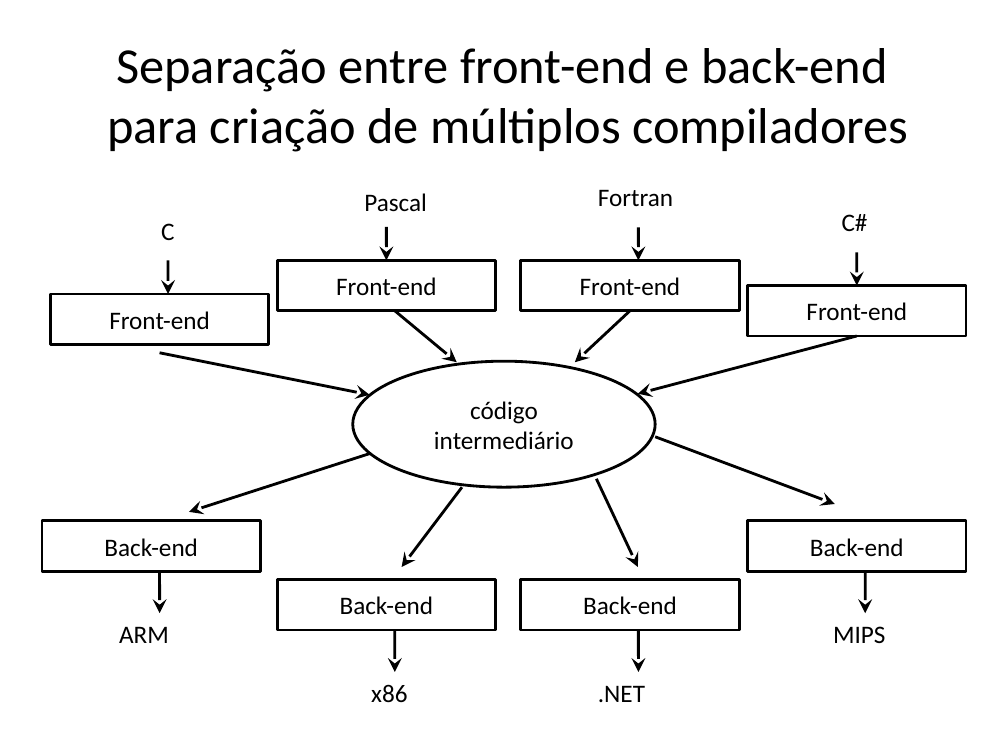
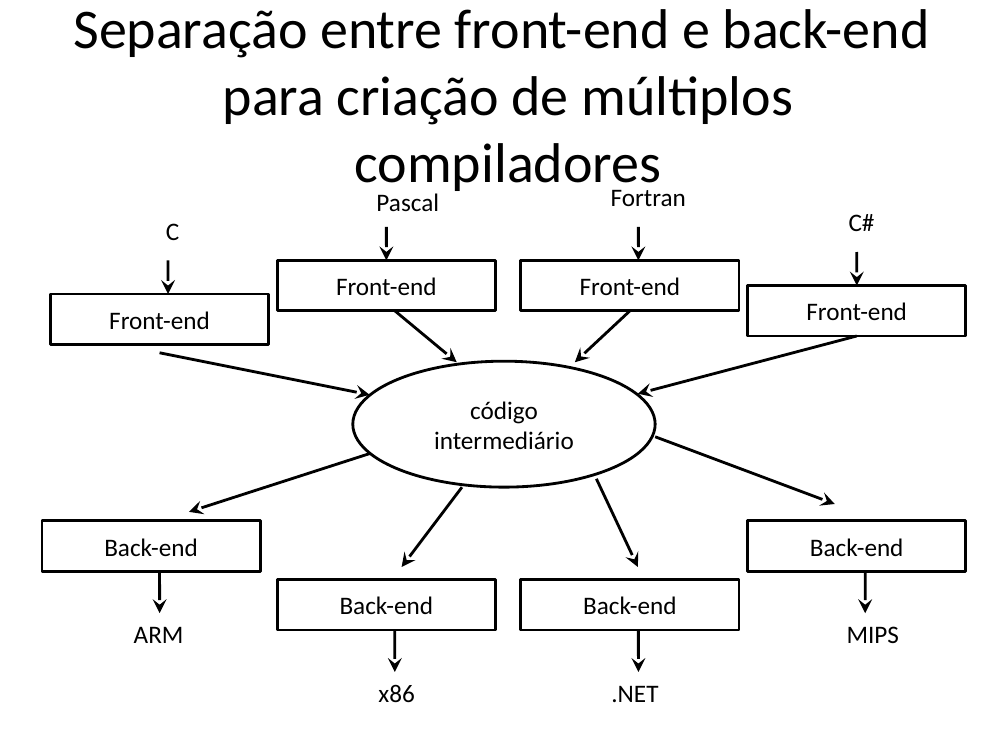
Before and after one commit to damorim/compilers-cin, a slide deck: slide 12 of slides-aulas/intro.pptx. Drawn at 1008x756 pixels with LibreOffice and Linux fonts; fonts in the diff are those of the drawing. Boxes give left, top, right and bottom in pixels: in the first picture for what was removed or moved away, otherwise in the second. Text is boxed around its words. In the diff, an @@ line names an element or a change of style, - is before the commit and + after.

Commit message:
minor changes

```diff
--- a/slides-aulas/intro.pptx
+++ b/slides-aulas/intro.pptx
@@ text "Separação entre front-end e back-end ..." at <box>73,9,930,125</box>: size 36 to 40 pt @@
@@ text "Fortran": place and size @@
-text "Fortran" at <box>598,189,673,206</box>
+text "Fortran" at <box>611,189,686,206</box>
@@ text "Pascal": place and size @@
-text "Pascal" at <box>364,193,427,212</box>
+text "Pascal" at <box>376,193,439,212</box>
@@ text "C#": place and size @@
-text "C#" at <box>842,214,868,231</box>
+text "C#" at <box>849,214,875,231</box>
@@ text "C": place and size @@
-text "C" at <box>161,223,174,240</box>
+text "C" at <box>166,223,179,240</box>
@@ text "ARM": place and size @@
-text "ARM" at <box>119,626,169,643</box>
+text "ARM" at <box>134,626,184,643</box>
@@ text "MIPS": place and size @@
-text "MIPS" at <box>833,626,885,643</box>
+text "MIPS" at <box>847,626,899,643</box>
@@ text "x86": place and size @@
-text "x86" at <box>371,684,407,703</box>
+text "x86" at <box>378,684,414,703</box>
@@ text ".NET": place and size @@
-text ".NET" at <box>598,685,645,702</box>
+text ".NET" at <box>611,685,658,702</box>
```
Also in this commit, not shown: 29 other slides changed.
